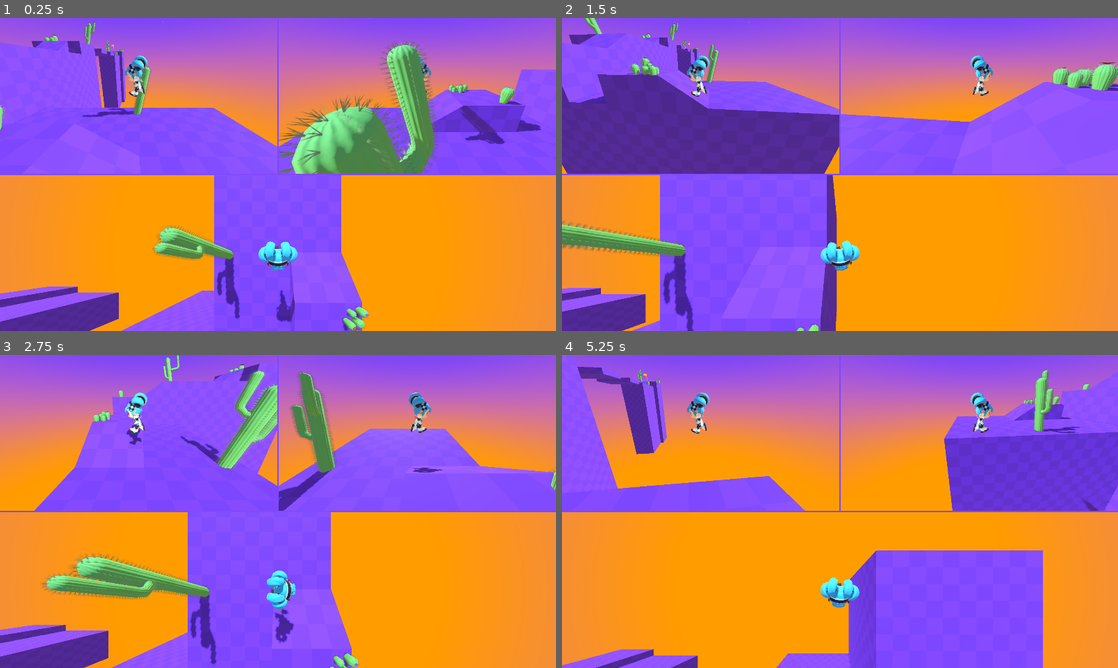
Above: before the commit, frames 1-4 (two rows, left to right).
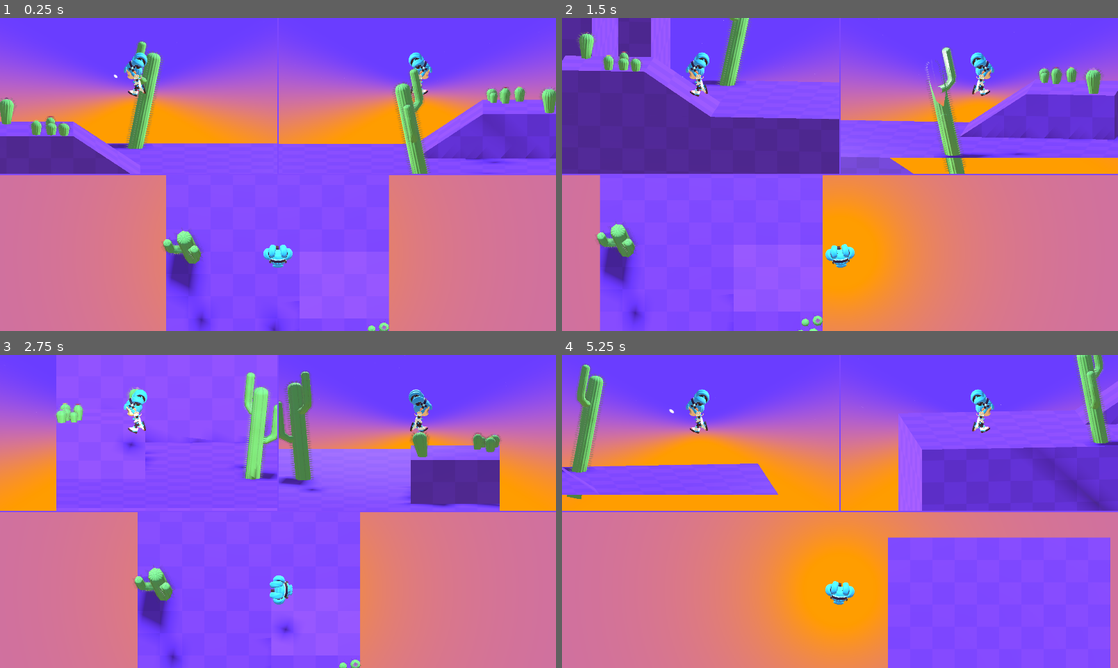
Above: after the commit, the same moments.

Repository: Ved235/JuiceGame
Game: Godot game, scene res://main.tscn
Two runs of this game, one before a commit and one after it. Both use one fixed random seed, a clock stepped at 60 frames per second and the inputs below. This scene is started directly instead of the project's main scene.
Inputs (mouse positions are in pixels of both pictures, inside the frame that each line leads up to):
- Up to frame 1 (0.25 s): no input
- Up to frame 2 (1.5 s): move the mouse to (962, 158) at 0.52 s; press the mouse at (962, 158) at 0.53 s; hold D (move_right) 0.53-1.28 s; tap Space (jump) at 0.77 s; move the mouse to (728, 190) at 1.27 s; release the mouse at (728, 190) at 1.28 s; hold S (move_down) from 1.28 s (still down); click (728, 190) at 1.35 s
- Up to frame 3 (2.75 s): tap Space (jump) at 1.52 s; move the mouse to (333, 442) at 2.02 s; release S (move_down) at 2.03 s; press the mouse at (333, 442) at 2.03 s; hold D (move_right) from 2.03 s (still down)
- Up to frame 4 (5.25 s): move the mouse to (812, 574) at 2.77 s; release D (move_right) at 2.78 s; release the mouse at (812, 574) at 2.78 s; hold W (move_up) 2.78-3.53 s; click (812, 574) at 2.85 s; tap Space (jump) at 3.02, 3.77, 4.52 s; move the mouse to (1006, 558) at 3.52 s; press the mouse at (1006, 558) at 3.53 s; hold A (move_left) 3.53-5.03 s; move the mouse to (673, 464) at 4.27 s; release the mouse at (673, 464) at 4.28 s; click (673, 464) at 4.35 s; move the mouse to (867, 511) at 5.02 s; press the mouse at (867, 511) at 5.03 s; hold S (move_down) from 5.03 s (still down)

The runs differ from the first frame. In frame 1, 81% of the frame differs, in the area x 0-100%, y 0-100%; in frame 2, 64%; in frame 3, 68%; in frame 4, 72%.

Commit message:
orthogonal view

Diff:
--- a/fixed_camera.gd
+++ b/fixed_camera.gd
@@ -1,8 +1,9 @@
 extends Camera3D
 
 @export var target_path: NodePath
-@export var offset := Vector3(5, 5, 10)  # x = side offset, y = height, z = distance
+@export var offset := Vector3(10, 5, 10)  # x = side offset, y = height, z = distance
 @export var view_type := "top"  # top, left, right, front
+@export var ortho_size := 7  # Controls the zoom level for orthographic cameras
 
 var target: Node3D
 
@@ -17,6 +18,8 @@
 	print("Configuring camera: ", new_view_type)
 	view_type = new_view_type
 	target = new_target
+	projection = Camera3D.PROJECTION_ORTHOGONAL
+	size = ortho_size  # This controls how much is visible
 	print("Camera configured with view type: ", view_type, " Target set: ", target != null)
 
 func _process(_delta):
--- a/main.tscn
+++ b/main.tscn
@@ -15,11 +15,12 @@
 script = ExtResource("3_i7rsh")
 
 [node name="Camera3D2" type="Camera3D" parent="."]
-transform = Transform3D(-4.37114e-08, 0, 1, 0, 1, 0, -1, 0, -4.37114e-08, 4.58693, 4.37692, -33)
+transform = Transform3D(-4.37114e-08, 0, 1, 0, 1, 0, -1, 0, -4.37114e-08, 4.58693, 4.16211, -33)
+projection = 1
 script = ExtResource("3_i7rsh")
 
 [node name="Camera3D3" type="Camera3D" parent="."]
-transform = Transform3D(0.258819, 0, -0.965926, 0, 1, 0, 0.965926, 0, 0.258819, -0.450349, 2.5525, -31.6233)
+transform = Transform3D(-4.37114e-08, 0, -1, 0, 1, 0, 1, 0, -4.37114e-08, -0.450349, 2.5525, -31.6233)
 script = ExtResource("3_i7rsh")
 
 [node name="Player3DTemplate" parent="." instance=ExtResource("3_bnm4t")]
--- a/multi_viewport_layout.tscn
+++ b/multi_viewport_layout.tscn
@@ -31,7 +31,7 @@
 
 [node name="LeftViewport" type="SubViewport" parent="VBoxContainer/TopRowContainer/LeftViewContainer"]
 handle_input_locally = false
-size = Vector2i(2, 2)
+size = Vector2i(958, 538)
 render_target_update_mode = 4
 
 [node name="RightViewContainer" type="SubViewportContainer" parent="VBoxContainer/TopRowContainer"]
@@ -42,7 +42,7 @@
 
 [node name="RightViewport" type="SubViewport" parent="VBoxContainer/TopRowContainer/RightViewContainer"]
 handle_input_locally = false
-size = Vector2i(2, 2)
+size = Vector2i(958, 538)
 render_target_update_mode = 4
 
 [node name="TopViewContainer" type="SubViewportContainer" parent="VBoxContainer"]
@@ -54,5 +54,5 @@
 
 [node name="TopViewport" type="SubViewport" parent="VBoxContainer/TopViewContainer"]
 handle_input_locally = false
-size = Vector2i(2, 300)
+size = Vector2i(1920, 538)
 render_target_update_mode = 4
